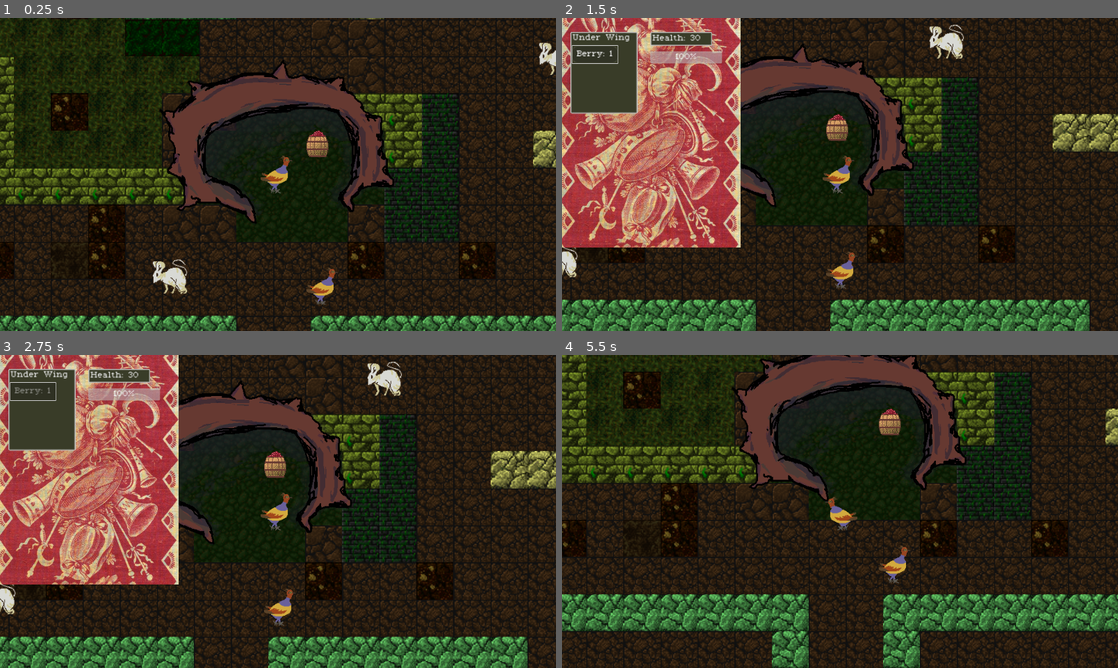
Above: before the commit, frames 1-4 (two rows, left to right).
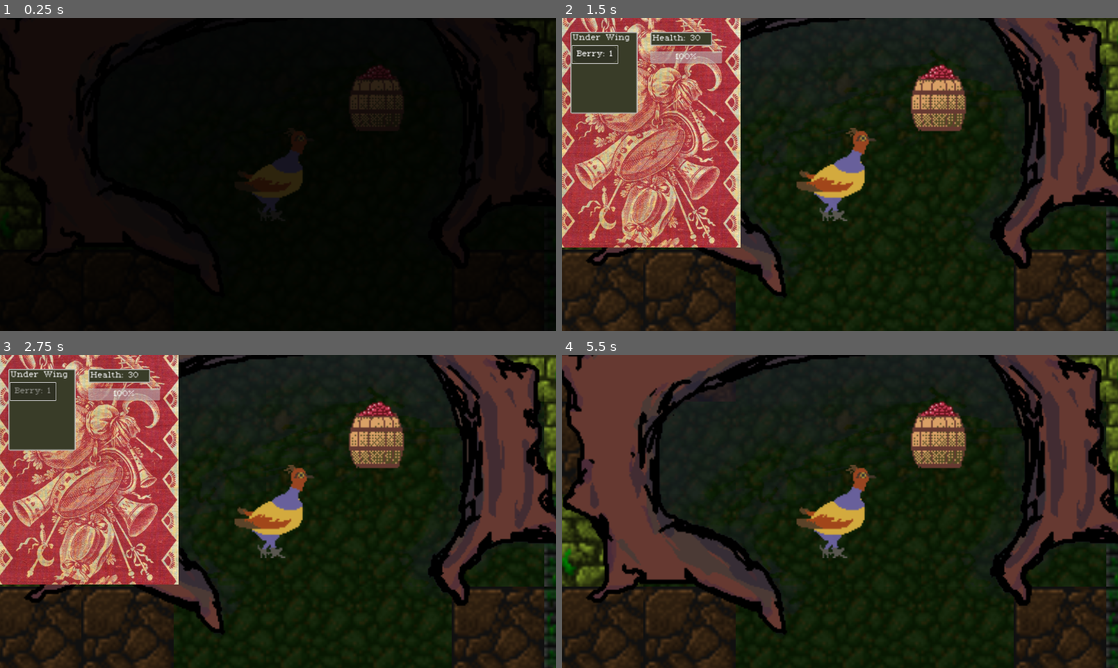
Above: after the commit, the same moments.

Repository: RoxT/amelia-flatbird
Game: Godot game, scene res://WalkingAround/starting_area.tscn
Same seed, same stepped clock (60 frames per second), same inputs: the game is played once before the commit and once after it.
Inputs (mouse positions are in pixels of both pictures, inside the frame that each line leads up to):
- Up to frame 1 (0.25 s): no input
- Up to frame 2 (1.5 s): tap Enter at 0.5 s; move the mouse to (962, 158) at 0.52 s; hold Right (right) 0.53-1.28 s; hold Space (select) 0.53-1.28 s; click (962, 158) at 0.67 s; move the mouse to (728, 190) at 1.27 s; hold S (down) from 1.28 s (still down); tap Tab (hud) at 1.35 s; click (728, 190) at 1.42 s
- Up to frame 3 (2.75 s): tap Space (select) at 1.55, 2 s; move the mouse to (333, 442) at 2.02 s; release S (down) at 2.03 s; hold Right (right) from 2.03 s (still down); hold Space (select) from 2.03 s (still down); click (333, 442) at 2.17 s
- Up to frame 4 (5.5 s): tap Enter at 2.75 s; move the mouse to (812, 574) at 2.77 s; release Right (right) at 2.78 s; release Space (select) at 2.78 s; hold Up (up) 2.78-3.53 s; tap Space (select) at 2.85, 3.5, 3.8, 4.35 s; click (812, 574) at 2.92 s; move the mouse to (1006, 558) at 3.52 s; hold Tab (hud) 3.53-4.28 s; hold A (left) 3.53-5.03 s; click (1006, 558) at 3.67 s; move the mouse to (673, 464) at 4.27 s; click (673, 464) at 4.42 s; move the mouse to (867, 511) at 5.02 s; hold S (down) from 5.03 s (still down); hold Space (select) from 5.03 s (still down); click (867, 511) at 5.17 s

The runs differ from the first frame. In frame 1, 65% of the frame differs, in the area x 0-100%, y 0-100%; in frame 2, 42%; in frame 3, 42%; in frame 4, 63%.

Commit message:
rain sounds

Diff:
--- a/BirdRPG/WalkingAround/objects/Barrel.gd
+++ b/BirdRPG/WalkingAround/objects/Barrel.gd
@@ -8,7 +8,7 @@
 func select():
 	if BR.inventory_has_room(&"berry"):
 		BR.inventory_change(&"berry")
-		BR.recieve.emit("You picked up a berry.")
+		BR.recieve.emit("You picked up a berry. There are plenty left")
 	else:
 		BR.simple_message.emit(BR.inventory.no_room_str)
 
--- a/BirdRPG/WalkingAround/player_bird.tscn
+++ b/BirdRPG/WalkingAround/player_bird.tscn
@@ -1,8 +1,9 @@
-[gd_scene load_steps=12 format=3 uid="uid://br4lbolyi3ocb"]
+[gd_scene load_steps=13 format=3 uid="uid://br4lbolyi3ocb"]
 
 [ext_resource type="Script" path="res://WalkingAround/PlayerBird.gd" id="1_7uog1"]
 [ext_resource type="Texture2D" uid="uid://bpyajp45v1it3" path="res://WalkingAround/bird.png" id="2_777v4"]
 [ext_resource type="AudioStream" uid="uid://da6j06u1wykjy" path="res://WalkingAround/Events/RunningWater.WAV" id="3_q8srd"]
+[ext_resource type="AudioStream" uid="uid://dgq1wa4euqm56" path="res://Sounds/rain to birds.ogg" id="4_2fy7v"]
 
 [sub_resource type="AtlasTexture" id="AtlasTexture_eub0s"]
 atlas = ExtResource("2_777v4")
@@ -47,38 +48,38 @@
 tracks/1/type = "value"
 tracks/1/imported = false
 tracks/1/enabled = true
-tracks/1/path = NodePath("AudioStreamPlayer:playing")
+tracks/1/path = NodePath("Camera2D:zoom")
 tracks/1/interp = 1
 tracks/1/loop_wrap = true
 tracks/1/keys = {
 "times": PackedFloat32Array(0),
 "transitions": PackedFloat32Array(1),
-"update": 1,
-"values": [false]
+"update": 0,
+"values": [Vector2(1, 1)]
 }
 tracks/2/type = "value"
 tracks/2/imported = false
 tracks/2/enabled = true
-tracks/2/path = NodePath("Camera2D:zoom")
+tracks/2/path = NodePath("..:modulate")
 tracks/2/interp = 1
 tracks/2/loop_wrap = true
 tracks/2/keys = {
 "times": PackedFloat32Array(0),
 "transitions": PackedFloat32Array(1),
 "update": 0,
-"values": [Vector2(1, 1)]
+"values": [Color(1, 1, 1, 1)]
 }
 tracks/3/type = "value"
 tracks/3/imported = false
 tracks/3/enabled = true
-tracks/3/path = NodePath("..:modulate")
+tracks/3/path = NodePath("AudioStreamPlayer:playing")
 tracks/3/interp = 1
 tracks/3/loop_wrap = true
 tracks/3/keys = {
 "times": PackedFloat32Array(0),
 "transitions": PackedFloat32Array(1),
-"update": 0,
-"values": [Color(1, 1, 1, 1)]
+"update": 1,
+"values": [false]
 }
 
 [sub_resource type="Animation" id="Animation_87caw"]
@@ -94,57 +95,57 @@
 "times": PackedFloat32Array(0),
 "transitions": PackedFloat32Array(1),
 "update": 1,
-"values": [ExtResource("3_q8srd")]
+"values": [ExtResource("4_2fy7v")]
 }
 tracks/1/type = "value"
 tracks/1/imported = false
 tracks/1/enabled = true
-tracks/1/path = NodePath("AudioStreamPlayer:playing")
+tracks/1/path = NodePath("Camera2D:zoom")
 tracks/1/interp = 1
 tracks/1/loop_wrap = true
 tracks/1/keys = {
-"times": PackedFloat32Array(0, 4.9),
-"transitions": PackedFloat32Array(1, 1),
-"update": 1,
-"values": [true, false]
+"times": PackedFloat32Array(0, 3.4, 9.3),
+"transitions": PackedFloat32Array(1, 1, 1),
+"update": 0,
+"values": [Vector2(5, 5), Vector2(5, 5), Vector2(1, 1)]
 }
 tracks/2/type = "value"
 tracks/2/imported = false
 tracks/2/enabled = true
-tracks/2/path = NodePath("Camera2D:zoom")
+tracks/2/path = NodePath("..:modulate")
 tracks/2/interp = 1
 tracks/2/loop_wrap = true
 tracks/2/keys = {
-"times": PackedFloat32Array(0, 5),
-"transitions": PackedFloat32Array(1, 1),
-"update": 0,
-"values": [Vector2(5, 5), Vector2(1, 1)]
-}
-tracks/3/type = "value"
-tracks/3/imported = false
-tracks/3/enabled = true
-tracks/3/path = NodePath("..:modulate")
-tracks/3/interp = 1
-tracks/3/loop_wrap = true
-tracks/3/keys = {
 "times": PackedFloat32Array(0, 1.1),
 "transitions": PackedFloat32Array(1, 1),
 "update": 0,
 "values": [Color(0, 0, 0, 1), Color(1, 1, 1, 1)]
 }
-tracks/4/type = "method"
-tracks/4/imported = false
-tracks/4/enabled = true
-tracks/4/path = NodePath(".")
-tracks/4/interp = 1
-tracks/4/loop_wrap = true
-tracks/4/keys = {
-"times": PackedFloat32Array(5),
+tracks/3/type = "method"
+tracks/3/imported = false
+tracks/3/enabled = true
+tracks/3/path = NodePath(".")
+tracks/3/interp = 1
+tracks/3/loop_wrap = true
+tracks/3/keys = {
+"times": PackedFloat32Array(9.2),
 "transitions": PackedFloat32Array(1),
 "values": [{
 "args": [true],
 "method": &"set_physics_process"
 }]
+}
+tracks/4/type = "value"
+tracks/4/imported = false
+tracks/4/enabled = true
+tracks/4/path = NodePath("AudioStreamPlayer:playing")
+tracks/4/interp = 1
+tracks/4/loop_wrap = true
+tracks/4/keys = {
+"times": PackedFloat32Array(0),
+"transitions": PackedFloat32Array(1),
+"update": 1,
+"values": [true]
 }
 
 [sub_resource type="AnimationLibrary" id="AnimationLibrary_l41ip"]
--- a/BirdRPG/WalkingAround/starting_area.tscn
+++ b/BirdRPG/WalkingAround/starting_area.tscn
@@ -46,6 +46,7 @@
 polygon = PackedVector2Array(203, 19.5, 167, -16.5, 191, -45.5, 190, -130.5, 156, -153.5, 86, -152.5, -24, -120.5, -50, …(281 unchanged characters)…
 
 [node name="PlayerBird" parent="." instance=ExtResource("3_1j3lb")]
+do_intro = true
 
 [node name="MouseArea" parent="." instance=ExtResource("4_kxxjw")]
 
Not shown, added: BirdRPG/Sounds/rain to birds.ogg.import
Not shown, added: BirdRPG/Sounds/rain to birds.ogg
